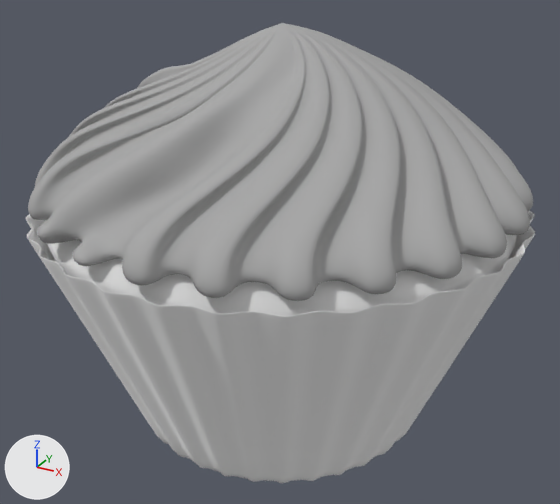
A saved change to the Blender file Blender/Cupcake.blend.
One viewpoint serves both versions: a camera (50 mm lens) standing at (1.44, -2.493, 2.159) and looking at (0.051, 0.032, 0.896). The lights are fixed; the arrows at lower left show +X, +Y and +Z.

Names of what the first picture shows: 'Circle', 'Cream', 'Cup Cake'.
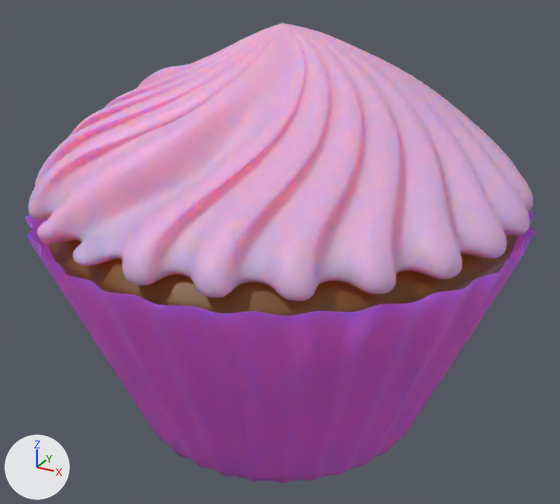
What the commit changed:
Material 'Material.001' (mat_material_001) is new.
Its base color is (0.179, 0.0702, 0.0094) (brown #754b18).
Material 'Material.002' (mat_material_002) is new.
Its base color is (0.616, 0.104, 0.73) (pink #ce5bde).
Its subsurface weight is 1.0.
Its subsurface scale is 0.484.
Material 'Material' (mat_material) is new.
Its base color is (0.8, 0.414, 0.692) (pink #e7acd9).
Its subsurface weight is 1.0.
Its subsurface radius is (1.0, 0.0, 0.1).
Its subsurface scale is 0.417.
me_circle_001 has 930 vertices, 998 faces and spans x -1.1..1.1, y -1.1..1.1, z 0.0..1.1.
me_circle_001 no longer uses material mat_plate.
me_circle_001 now uses material mat_material (pink #e7acd9).
Object 'Circle' (ob_circle) gains the line: ob_circle.material_slots[0].link = 'OBJECT'; ob_circle.material_slots[0].material = mat_material_002  # pink #ce5bde
Object 'Cup Cake' (ob_cup_cake) gains the line: ob_cup_cake.material_slots[0].link = 'OBJECT'; ob_cup_cake.material_slots[0].material = mat_material_001  # brown #754b18

Where the change shows, as pixel boxes (x1, y1, x2, y2) in the pictures (560 x 504 px):
'Cream', recoloured (grey to pink)
    both: (28, 23, 533, 301)
'Circle', recoloured
    both: (26, 211, 535, 483)
'Cup Cake', recoloured (grey to brown)
    both: (48, 234, 517, 316)
